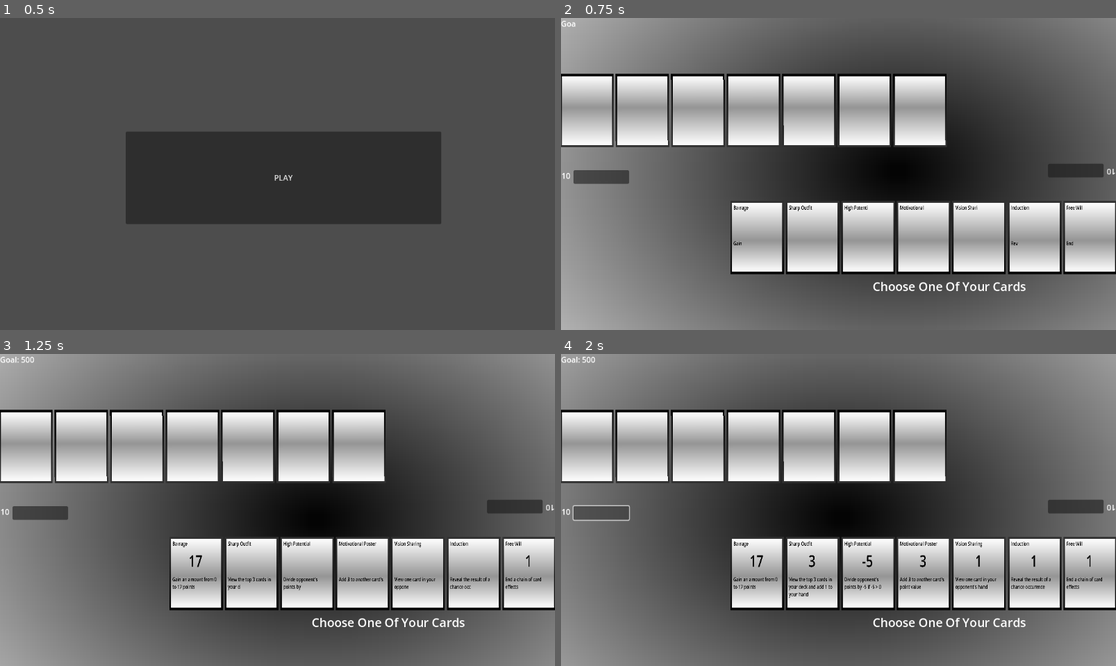
Above: before the commit, frames 1-4 (two rows, left to right).
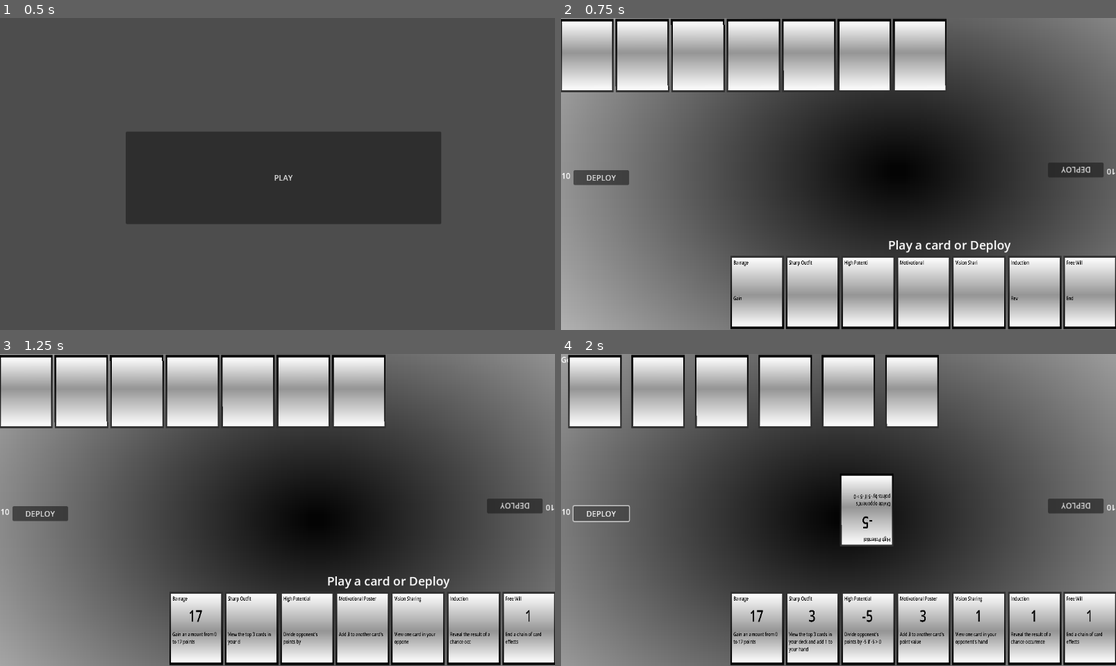
Above: after the commit, the same moments.

Repository: Odeguy/cardgameagain
Game: Godot game, scene res://menu.tscn
Two runs of this game, one before a commit and one after it. Both use one fixed random seed, a clock stepped at 60 frames per second and the inputs below.
Inputs (mouse positions are in pixels of both pictures, inside the frame that each line leads up to):
- Up to frame 1 (0.5 s): no input
- Up to frame 2 (0.75 s): click "PLAY" at 0.5 s
- Up to frame 3 (1.25 s): no input
- Up to frame 4 (2 s): click (599, 513) at 1.27 s

Frame 1 is identical in both runs. In frame 2, 50% of the frame differs, in the area x 0-100%, y 0-100%; in frame 3, 50%; in frame 4, 51%.

Commit message:
big changes II

Diff:
--- a/game_script.gd
+++ b/game_script.gd
@@ -18,10 +18,13 @@
 var probability = 1  #multiplier of chance occurences
 var altered_probability_turns = 0
 var last_effect
+var card_queue = []
+var deploy
 
 #initializes a new game
 func _ready():
 	screen_size = get_viewport_rect().size
+	card_queue = []
 	turn_count = 0
 	points_goal = 500
 	gameover = false
@@ -73,24 +76,26 @@
 	for i in range(3): #3 plays
 		if turn:
 			if turn_count > 2: player.draw_card()
-			#if x: break
-			await choose_card()
+			if await make_play_or_deploy(): break
 			var points = player.get_card_points(chosen_card)
 			var card = player.play_card(chosen_card)
-			await card_effect(card, points, player, opponent)
+			await add_to_card_queue(card, points, player, opponent)
 		else:
 			if turn_count > 2:
 				await get_tree().create_timer(0.5).timeout
 				opponent.draw_card()
+			if chance_occurence(0.08) or card_queue.size() == 3: deploy_queue()
 			await get_tree().create_timer(0.5).timeout
 			var random_card = random_opponent_card()
 			var points = opponent.get_card_points(random_card)
 			var card = await opponent.play_card(random_card)
-			await card_effect(card, points, opponent, player)
-		if player.points == points_goal or opponent.points == points_goal:
-			gameover = true
-		if player.hand.size() == 0 and player.deck.size() == 0 or opponent.hand.size() == 0 and opponent.hand.size() == 0:
-			gameover = true
+			await add_to_card_queue(card, points, opponent, player)
+			await get_tree().create_timer(0.5).timeout
+			if i == 3: await deploy_queue()
+	if player.points == points_goal or opponent.points == points_goal:
+		gameover = true
+	if player.hand.size() == 0 and player.deck.size() == 0 or opponent.hand.size() == 0 and opponent.hand.size() == 0:
+		gameover = true
 	turn = !turn
 	if !gameover:
 		play()
@@ -98,6 +103,53 @@
 func random_opponent_card() -> Object:
 	var rand_card = opponent.hand.get(randi() % opponent.hand.size())
 	return rand_card
+
+func make_play_or_deploy() -> bool: #returns true if deploying
+	chosen_card = null
+	deploy = false
+	var prompt = text_prompt("Play a card or Deploy")
+	player.get_end_turn_button().pressed.connect(_on_deploy_pressed.bind())
+	while chosen_card == null and !deploy:
+		await get_tree().process_frame
+	if card_queue.size() == 3:
+		await deploy_queue()
+		return true
+	prompt.queue_free()
+	if deploy:
+		await deploy_queue()
+		return true
+	return false
+
+
+func deploy_queue() -> void:
+	for card in card_queue:
+		await get_tree().create_timer(0.5).timeout
+		card_queue.erase(card)
+		card[0].hide()
+		show_card_queue()
+		await card_effect(card[0], card[1], card[2], card[3])
+		card[0].queue_free()
+
+func _on_deploy_pressed():
+	deploy = true
+
+func add_to_card_queue(card, points, sender, reciever):
+	card_queue.append([card, points, sender, reciever])
+	show_card_queue()
+
+func show_card_queue():
+	var start = screen_size.x * 4 / 10
+	var increment = screen_size.x * 2 / 10 / (card_queue.size() + 1)
+	var increments = 1
+	for c in card_queue:
+		var card = c[0]
+		card.position.x = start + increment * increments + card.get_size().x / 2
+		card.position.y = screen_size.y * 1 / 2
+		card.z_index = increments * 7
+		increments += 1
+		card.switch_side("front")
+		add_child(card)
+		card.show()
 
 func card_effect(card, points, sender, reciever):
 	match card.get_card_name():
@@ -173,7 +225,7 @@
 	sign.horizontal_alignment = HORIZONTAL_ALIGNMENT_CENTER
 	sign.push_font_size(25)
 	sign.append_text(prompt)
-	sign.set_position(Vector2(screen_size.x / 5, screen_size.y * 5 / 6))
+	sign.set_position(Vector2(screen_size.x / 5, screen_size.y * 4.2 / 6))
 	sign.set_size(player.get_size())
 	add_child(sign)
 	return sign
--- a/table.tscn
+++ b/table.tscn
@@ -21,6 +21,7 @@
 offset_right = 40.0
 offset_bottom = 40.0
 
-[node name="EndTurnButton" type="Button" parent="Area"]
+[node name="end_turn_button" type="Button" parent="Area"]
 offset_right = 8.0
 offset_bottom = 8.0
+text = "DEPLOY"
--- a/table_script.gd
+++ b/table_script.gd
@@ -26,9 +26,9 @@
 	$Area.position.y = screen_size.y - $Area/Shape.shape.size.y * 0.5
 	$Area/Points.set_position($Area/Shape.position - ($Area/Shape.shape.size / 2))
 	$Area/Points.set_size(Vector2(area_size.x / 8, area_size.y / 12))
-	$Area/EndTurnButton.set_position($Area/Shape.position - ($Area/Shape.shape.size / 2))
-	$Area/EndTurnButton.position.x += 25
-	$Area/EndTurnButton.set_size(Vector2(area_size.x / 10, area_size.y / 12))
+	$Area/end_turn_button.set_position($Area/Shape.position - ($Area/Shape.shape.size / 2))
+	$Area/end_turn_button.position.x += 25
+	$Area/end_turn_button.set_size(Vector2(area_size.x / 10, area_size.y / 12))
 	refresh_points()
 	points_history.append(points)
 
@@ -50,10 +50,10 @@
 	for card in hand:
 		if(!side_switched):
 			card.position.x = start + increment * increments + card.get_size().x / 2
-			card.position.y = area_size.y * 4 / 3
+			card.position.y = area_size.y * 5 / 3
 		else:
 			card.position.x = screen_size.x - (start + increment * increments + card.get_size().x / 2)
-			card.position.y = screen_size.y - area_size.y * 4 / 3
+			card.position.y = screen_size.y - area_size.y * 5 / 3
 		card.rotation = $Area.rotation
 		card.z_index = increments * 7
 		increments += 1
@@ -73,7 +73,7 @@
 	return card
 
 func get_hand_y() -> float:
-	return area_size.y * 4 / 3
+	return area_size.y * 5 / 3
 
 func get_card_points(card: Object) -> int:
 	var points = card.get_points()
@@ -81,6 +81,10 @@
 
 func get_size() -> Vector2:
 	return $Area/Shape.shape.size
+
+func get_end_turn_button() -> Object:
+	return $Area/end_turn_button
+
 func change_card_points(card: Object, num: int, type: String) -> void:
 	if card.get_card_name() == "Onyx Blade": return
 	match type:
